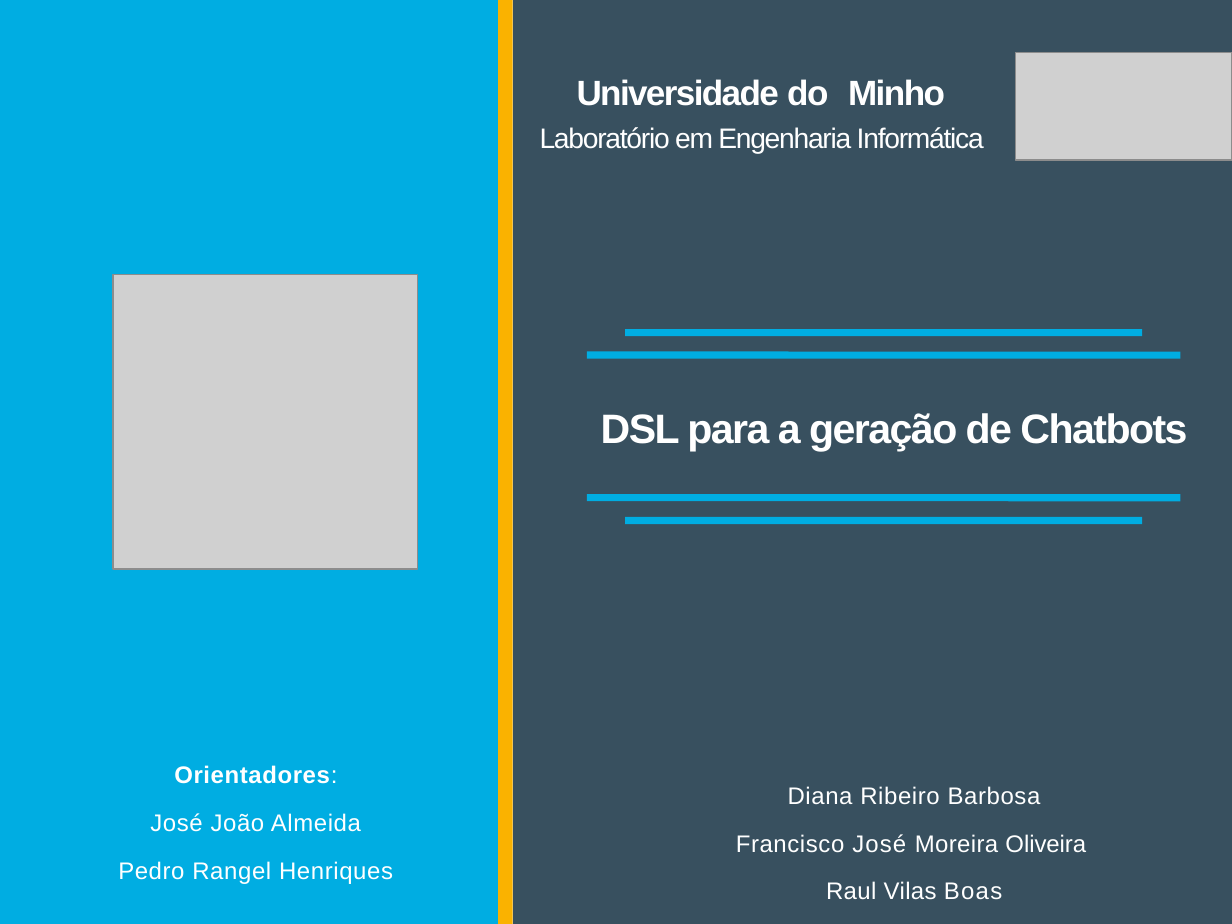
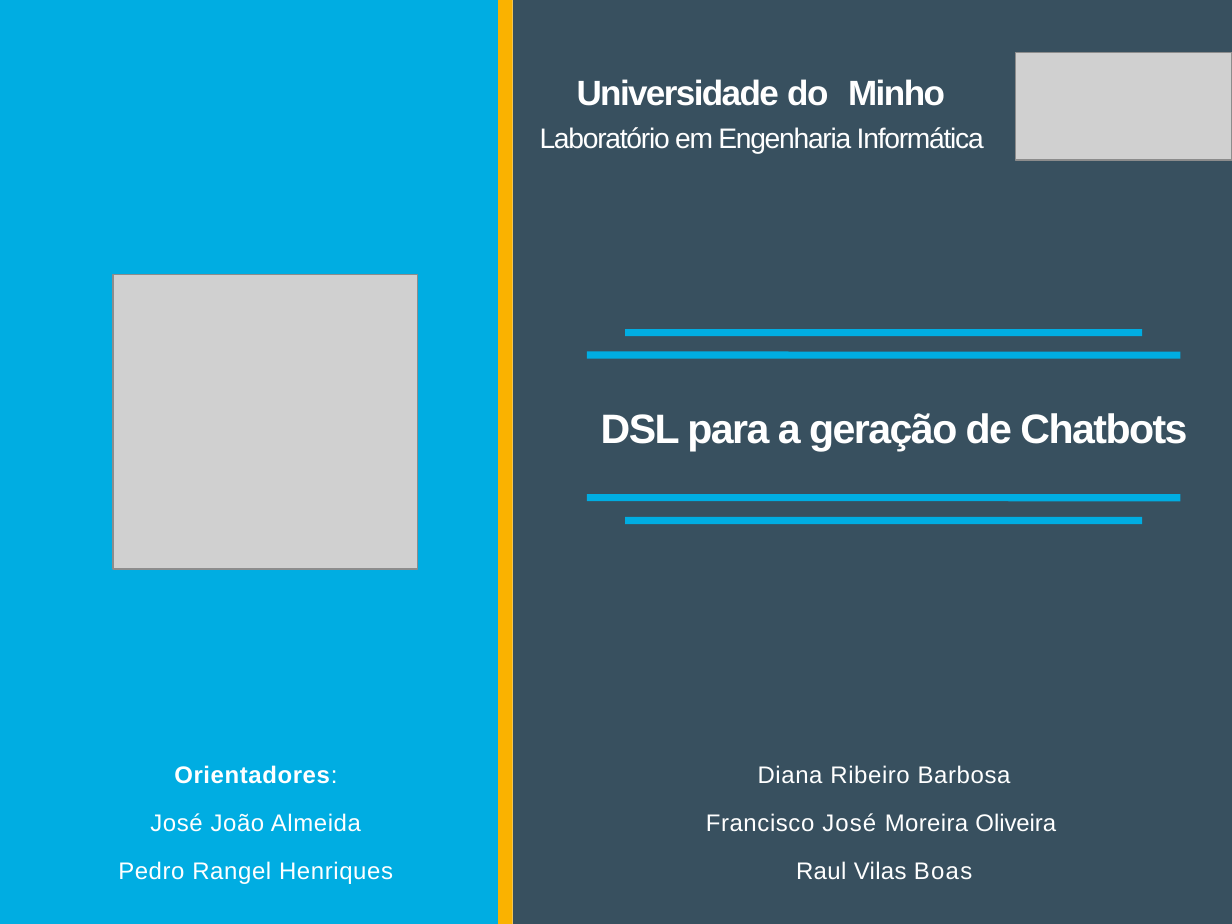
Before and after one commit to Tibblue/PLC, a slide deck: slide 1 of LEI/apresentações/checkpoint2/apresLEI_grupo47.pptx. Drawn at 1232x924 pixels with LibreOffice and Linux fonts; fonts in the diff are those of the drawing; grey boxes stand for pictures; background and template pictures are left out. Boxes give left, top, right and bottom in pixels: in the first picture for what was removed or moved away, otherwise in the second. Text is boxed around its words. In the diff, an @@ line names an element or a change of style, - is before the commit and + after.

```diff
--- a/LEI/apresentações/checkpoint2/apresLEI_grupo47.pptx
+++ b/LEI/apresentações/checkpoint2/apresLEI_grupo47.pptx
@@ text "Diana Ribeiro Barbosa" moved from (x1=736, y1=786, x2=1086, y2=900) to (x1=706, y1=765, x2=1056, y2=880) @@
```
Also in this commit, not shown: 7 other slides changed.
